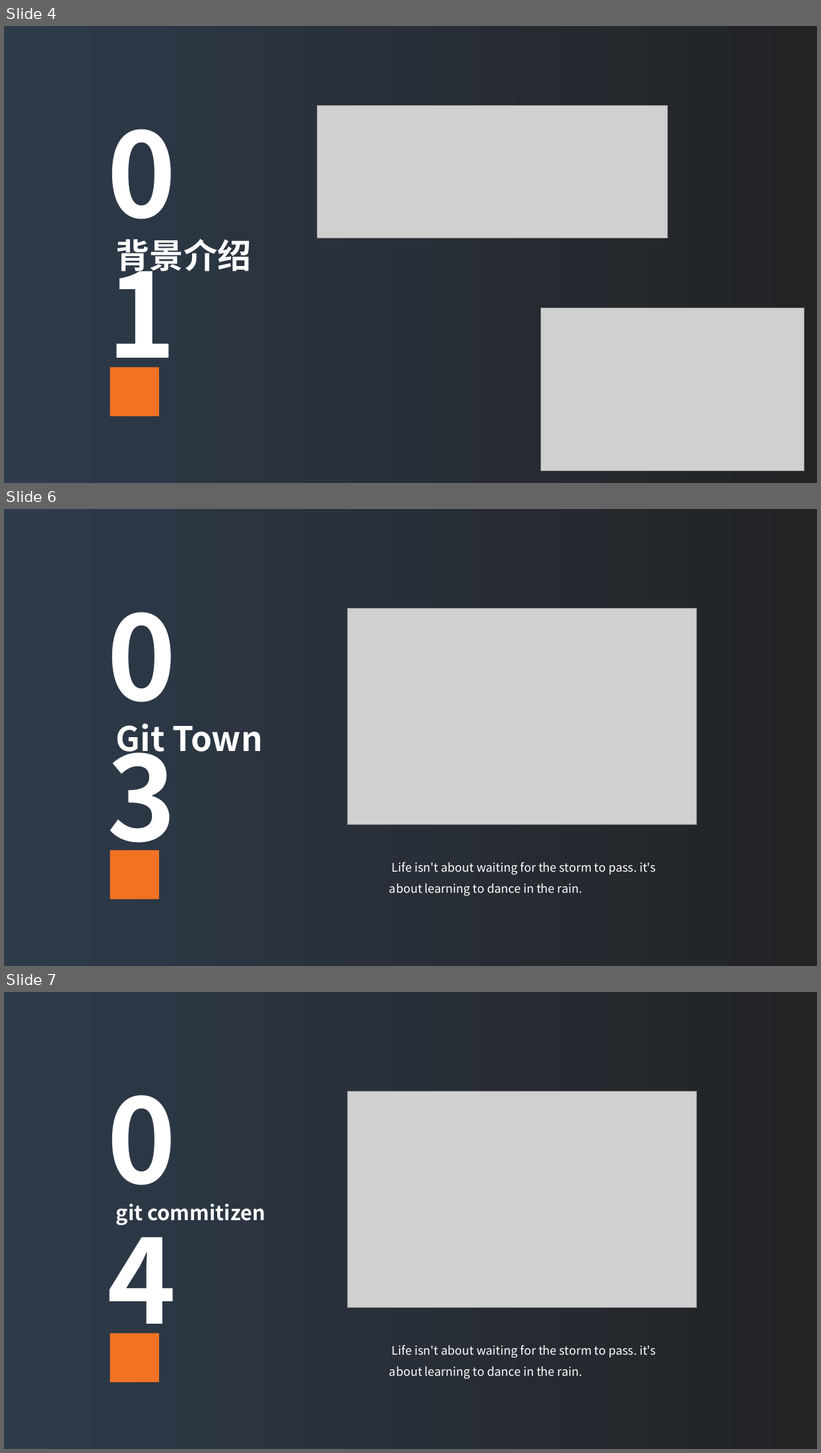
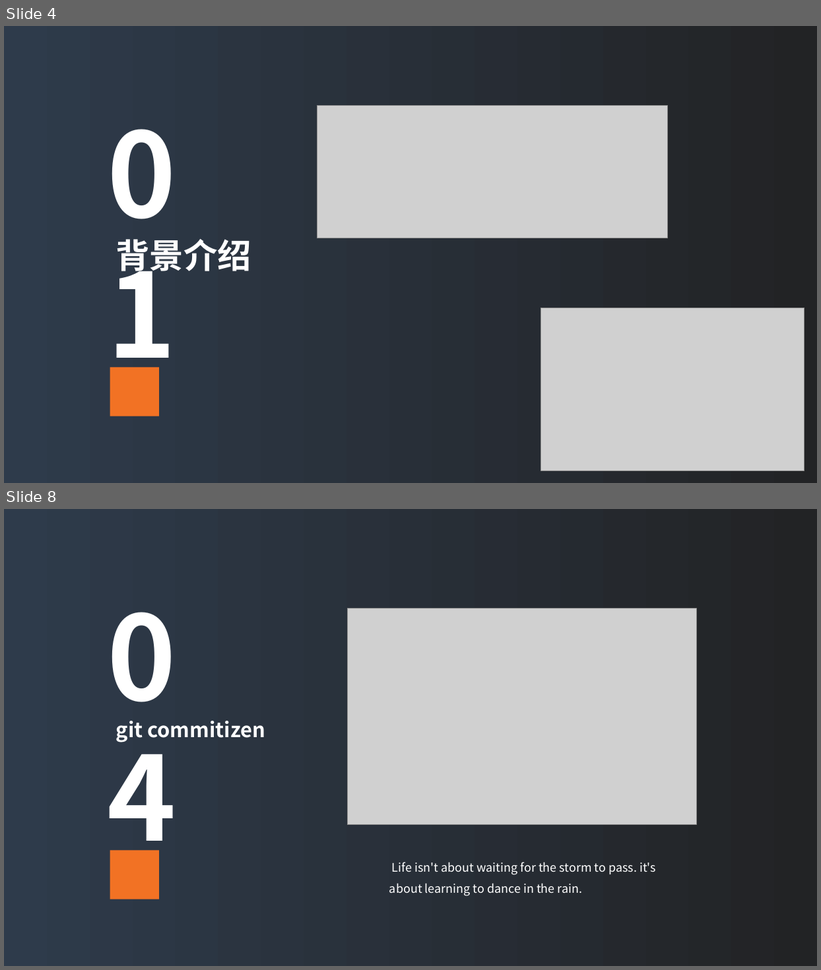
Before and after one commit to davych/monorepo-yarn-workspace-boilerplate, a slide deck: share.pptx. Shown one above the other, each under a label of ours: slides 4, 6 and 7 before the commit, slides 4 and 8 after it; the slides between them are not shown. The pictures are 821x1453 and 821x970 pixels, drawn with LibreOffice and Linux fonts; fonts in the diff are those of the drawing; grey boxes stand for pictures. Boxes give left, top, right and bottom in pixels: in the first picture for what was removed or moved away, otherwise in the second. Text is boxed around its words. In the diff, an @@ line names an element or a change of style, - is before the commit and + after.

```diff
--- a/share.pptx
+++ b/share.pptx
@@ slide 6 removed at box(4, 509, 817, 966), background gradient #222325 to #2E3B4B @@
@@ text removed at box(102, 581, 242, 871) @@
-03
@@ picture removed at box(347, 609, 696, 825) @@
@@ text removed at box(116, 723, 263, 760) @@
-Git Town
@@ rectangle removed at box(110, 851, 160, 900) @@
@@ text removed at box(389, 862, 656, 896) @@
-Life isn't about waiting for the storm to pass. it's about learning to dance in the rain.
@@ what was slide 7 is now slide 8 @@
```
Also in this commit, not shown: 1 slide changed, 2 slides added.
